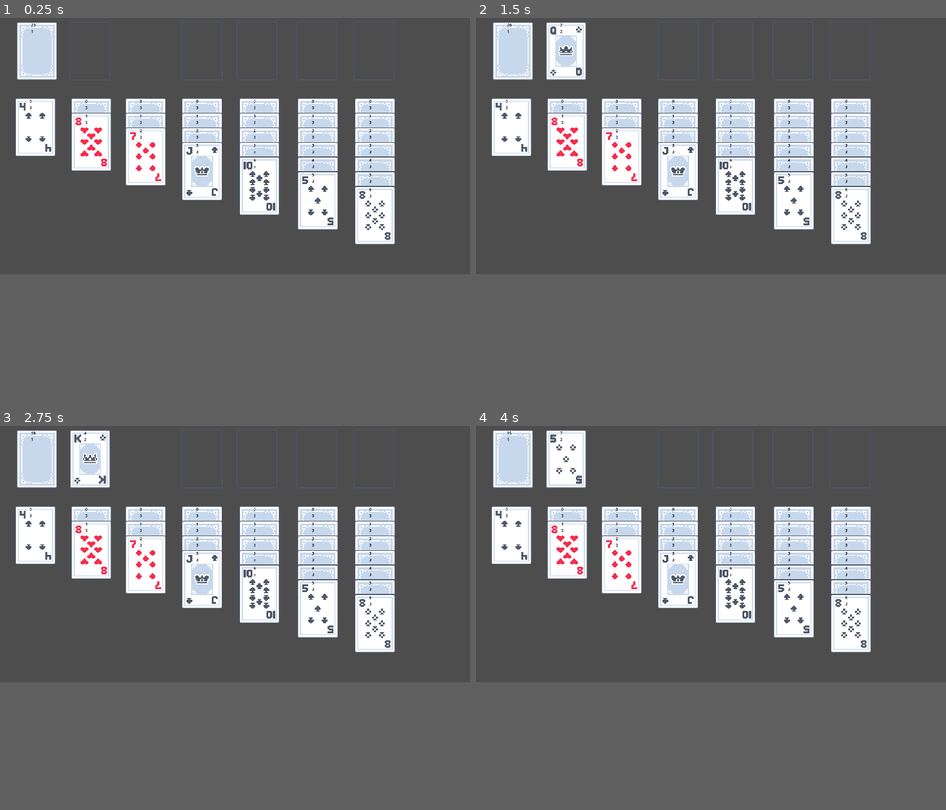
Above: before the commit, frames 1-4 (two rows, left to right).
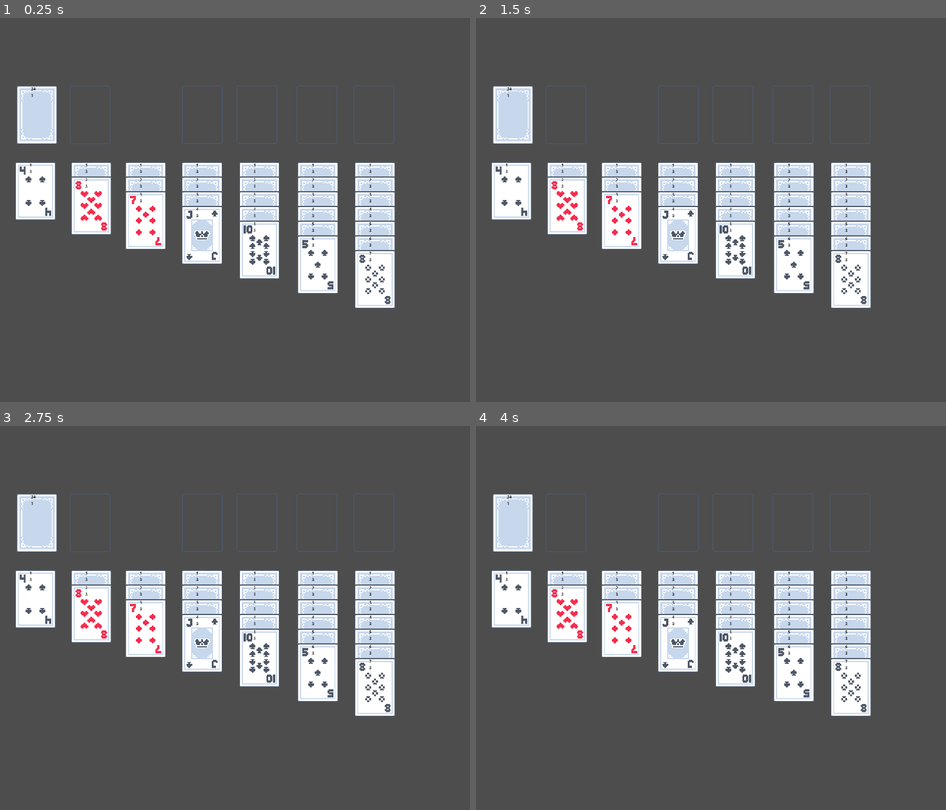
Above: after the commit, the same moments.

Repository: pekuja/plim-plom-solitaire
Game: Godot game, scene res://scenes/main.tscn
Same seed, same stepped clock (60 frames per second), same inputs: the game is played once before the commit and once after it.
Inputs (mouse positions are in pixels of both pictures, inside the frame that each line leads up to):
- Up to frame 1 (0.25 s): no input
- Up to frame 2 (1.5 s): tap Enter at 0.5 s; drag from (513, 52) to (758, 83) at 0.52 s; tap Space at 1.25 s; drag from (513, 52) to (687, 194) at 1.27 s
- Up to frame 3 (2.75 s): tap Enter at 2 s; move the mouse to (37, 460) at 2.02 s; click (37, 460) at 2.17 s
- Up to frame 4 (4 s): tap Space at 2.75 s; drag from (513, 460) to (570, 510) at 2.77 s; tap Enter at 3.5 s; drag from (513, 460) to (734, 548) at 3.52 s
In our replay, the window is 799x449 before the commit and 799x666 after it. These sizes can differ from the game's own. Grey fills any space a smaller window leaves; there, only what the larger window draws over its background counts as a difference.

The runs differ from the first frame. In frame 1, 26% of the frame differs, in the area x 3-85%, y 0-76%; in frame 2, 27%; in frame 3, 27%; in frame 4, 27%.

Commit message:
Added support for dragging sequences of cards, replenishing the deck
Dragging sequences was not too bad to do since I'm already using the parent/child relationship on the cards when they're piled up, but I did need to make sure that you can only drag sequences when they're in piles, and not accidental sequences in the draw pile for example, and I needed to make sure that you can't drop sequences of cards anywhere but other piles.

After I added this, I realized the way I use z_index needed to change since the child cards would need to be drawn on top of the parent card even when dragging. To faciliatet this, I changed the cards to use relative Z indexing, but since I still care about the "absolute index" to be able to ignore clicks on cards that are covered by other cards, I added a function that calculates the absolute index. This kind of feels like a feature that I'd expect to be a part of the engine but I couldn't find it. Simple enough logic anyway.

Added replenishing the deck once it's emptied. There's no limit to how many times you can do this at least for now. I changed the way drawing cards from the deck is handled for this, so the deck pile itself takes the click inputs instead of the top card... this resulted in the bug returning though where you can click and drag from the deck and the card will follow, which isn't intentional. This is somewhat random though since I think it depends on whether the click on the deck is handled before the click on the card. I'll need to solve that later.

Made the window resolution taller to avoid issues with card piles getting too tall. Not a real solution but good enough for now.

With these changes, the game is actually completable, though can take quite a few tries. Could use a restart/reshuffle button. This does also highlight for me the fact that Klondike is not the most satisfying solitaire to play, and I'm considering pivoting to a different game at this point since I have the basics down.

Diff:
--- a/project.godot
+++ b/project.godot
@@ -18,7 +18,7 @@
 [display]
 
 window/size/viewport_width=1920
-window/size/viewport_height=1080
+window/size/viewport_height=1920
 
 [rendering]
 
--- a/scenes/card.tscn
+++ b/scenes/card.tscn
@@ -11,7 +11,7 @@
 size = Vector2(42, 60)
 
 [node name="Card" type="Node2D"]
-z_as_relative = false
+z_index = 1
 texture_filter = 1
 script = ExtResource("1_6u4wf")
 cardAtlas = ExtResource("2_ktuci")
@@ -21,6 +21,7 @@
 texture = SubResource("AtlasTexture_6u4wf")
 
 [node name="Area2D" type="Area2D" parent="."]
+z_as_relative = false
 scale = Vector2(4, 4)
 
 [node name="CollisionShape2D" type="CollisionShape2D" parent="Area2D"]
--- a/scenes/card_pile.gd
+++ b/scenes/card_pile.gd
@@ -1,6 +1,8 @@
 class_name CardPile extends Node2D
 
 @export var location : Card.Location = Card.Location.None
+
+signal pile_clicked
 
 func is_top_card():
 	var child_card = get_node_or_null("Card")
@@ -11,9 +13,17 @@
 		return false
 	if not is_top_card():
 		return false
+	if location == Card.Location.Stack and not card.is_top_card():
+		return false
 	if location == Card.Location.Stack and card.value != 1:
 		return false
 	if location == Card.Location.Pile and card.value != 13:
 		return false
 
 	return true
+
+
+func _on_area_2d_input_event(viewport: Node, event: InputEvent, shape_idx: int) -> void:
+
+	if event is InputEventMouseButton and event.is_pressed() and event.button_index == MOUSE_BUTTON_LEFT:
+		pile_clicked.emit()
--- a/scenes/card_pile.tscn
+++ b/scenes/card_pile.tscn
@@ -18,3 +18,5 @@
 
 [node name="CollisionShape2D" type="CollisionShape2D" parent="Area2D"]
 shape = SubResource("RectangleShape2D_c4d6w")
+
+[connection signal="input_event" from="Area2D" to="." method="_on_area_2d_input_event"]
--- a/scripts/card.gd
+++ b/scripts/card.gd
@@ -53,13 +53,18 @@
 		return false
 	if not is_top_card():
 		return false
+	return is_sequential(other_card)
+
+func is_sequential(other_card : Card):
 	if location == Location.Stack:
 		if suit != other_card.suit:
 			return false
 		if other_card.value != value + 1:
 			return false
+		if not other_card.is_top_card():
+			return false
 	if location == Location.Pile:
-		if (is_black() and other_card.is_black() or is_red() and other_card.is_red()):
+		if (is_black() and other_card.is_black()) or (is_red() and other_card.is_red()):
 			return false
 		if other_card.value != value - 1:
 			return false
@@ -74,12 +79,19 @@
 	update_texture()
 
 func _process(_delta):
-	_label.text = "%s\n%s" % [z_index, location]
+	_label.text = "%s\n%s" % [get_absolute_z_index(), location]
 
 func is_draggable():
-	# TODO: Support dragging piles of cards
+	if location == Location.None or location == Location.Stack:
+		return false
 	if not is_top_card():
-		return false
+		if location != Location.Pile:
+			return false
+		var next_card : Card = get_node("Card")
+		if not is_sequential(next_card):
+			return false
+		if not next_card.is_draggable():
+			return false
 	if not is_face_up:
 		return false
 	return true
@@ -102,6 +114,7 @@
 func _input(event : InputEvent) -> void:
 	if event is InputEventMouseButton and event.button_index == MOUSE_BUTTON_LEFT:
 		if event.pressed == false and is_dragging:
+			z_index = 1
 			var closest_distance = 0.0
 			var card_to_drop_on = null
 			for other_area2D : Area2D in _area2D.get_overlapping_areas():
@@ -116,7 +129,6 @@
 
 			var parent = get_parent()
 			if card_to_drop_on:
-				z_index = card_to_drop_on.z_index + 1
 				if parent is Card:
 					parent.is_face_up = true
 					parent.update_texture()
@@ -136,11 +148,9 @@
 					position.y = PILE_OFFSET
 				else:
 					position.y = 0
-				z_index = parent.z_index + 1
 			else:
 				position.x = 0
 				position.y = 0
-				z_index = 0
 			is_dragging = false
 	if event is InputEventMouseMotion:
 		if is_dragging:
@@ -148,9 +158,10 @@
 
 func _on_area_2d_input_event(viewport: Node, event: InputEvent, shape_idx: int) -> void:
 	if event is InputEventMouseButton and event.button_index == MOUSE_BUTTON_LEFT:
-		if event.pressed == true:
+		if event.is_pressed():
 			for card in hovered_cards:
-				if card.z_index > z_index:
+				var absolute_z_index = get_absolute_z_index()
+				if card != self and card.get_absolute_z_index() > absolute_z_index:
 					return
 
 			if is_draggable():
@@ -162,6 +173,12 @@
 
 			card_clicked.emit()
 
+func get_absolute_z_index() -> int:
+	var parent = get_parent()
+	if parent is Card:
+		return parent.get_absolute_z_index() + z_index
+	return z_index
+
 func _on_area_2d_mouse_entered() -> void:
 	hovered_cards.append(self)
 
--- a/scripts/main.gd
+++ b/scripts/main.gd
@@ -2,8 +2,8 @@
 
 @export var _card_scene : PackedScene
 
-@onready var _deck_locator = $Deck
-@onready var _draw_pile_locator = $"Draw Pile"
+@onready var _deck_locator : CardPile = $Deck
+@onready var _draw_pile_locator : CardPile = $"Draw Pile"
 @onready var _piles = [
 	$"Pile 1",
 	$"Pile 2",
@@ -30,7 +30,7 @@
 		return card
 
 	while true:
-		var child = card.get_node("Card")
+		var child = card.get_node_or_null("Card")
 		if child:
 			card = child
 		else:
@@ -47,7 +47,6 @@
 	var pile_index = 0
 	_deck_top_card = null
 	for card in _card_deck:
-		card.z_index = index
 		if pile_index < 7:
 			card.location = Card.Location.Pile
 			var pile = _piles[pile_index]
@@ -76,31 +75,51 @@
 			_deck_top_card = card
 			index += 1
 
-	_deck_top_card.card_clicked.connect(deck_clicked)
+	_deck_locator.pile_clicked.connect(deck_clicked)
 
 func deck_clicked():
-	_deck_top_card.card_clicked.disconnect(deck_clicked)
+	if _deck_top_card == null:
+		var draw_pile_top_card : Card = null
+		var next_card : Card = _draw_pile_locator.get_node_or_null("Card")
 
-	var parent = _deck_top_card.get_parent()
-	parent.remove_child(_deck_top_card)
+		while next_card != null:
+			draw_pile_top_card = next_card
+			next_card = next_card.get_node_or_null("Card")
 
-	var draw_pile_top_card = get_draw_pile_top_card()
+		next_card = draw_pile_top_card
+		while next_card != null:
+			next_card.is_face_up = false
+			next_card.update_texture()
 
-	if draw_pile_top_card:
-		draw_pile_top_card.add_child(_deck_top_card)
-		_deck_top_card.z_index = draw_pile_top_card.z_index + 1
+			var parent = next_card.get_parent()
+			parent.remove_child(next_card)
+			if _deck_top_card:
+				_deck_top_card.add_child(next_card)
+			else:
+				_deck_locator.add_child(next_card)
+			_deck_top_card = next_card
+			if parent is Card:
+				next_card = parent
+			else:
+				next_card = null
 	else:
-		_draw_pile_locator.add_child(_deck_top_card)
-		_deck_top_card.z_index = 0
-	_deck_top_card.is_face_up = true
-	_deck_top_card.update_texture()
-	_deck_top_card.location = Card.Location.Draw
+		var parent = _deck_top_card.get_parent()
+		parent.remove_child(_deck_top_card)
 
-	if parent is Card:
-		_deck_top_card = parent
-		_deck_top_card.card_clicked.connect(deck_clicked)
-	else:
-		_deck_top_card = null
+		var draw_pile_top_card = get_draw_pile_top_card()
+
+		if draw_pile_top_card:
+			draw_pile_top_card.add_child(_deck_top_card)
+		else:
+			_draw_pile_locator.add_child(_deck_top_card)
+		_deck_top_card.is_face_up = true
+		_deck_top_card.update_texture()
+		_deck_top_card.location = Card.Location.Draw
+
+		if parent is Card:
+			_deck_top_card = parent
+		else:
+			_deck_top_card = null
 
 func generate_card_deck():
 	generate_card_suit(Card.Suit.Heart)
